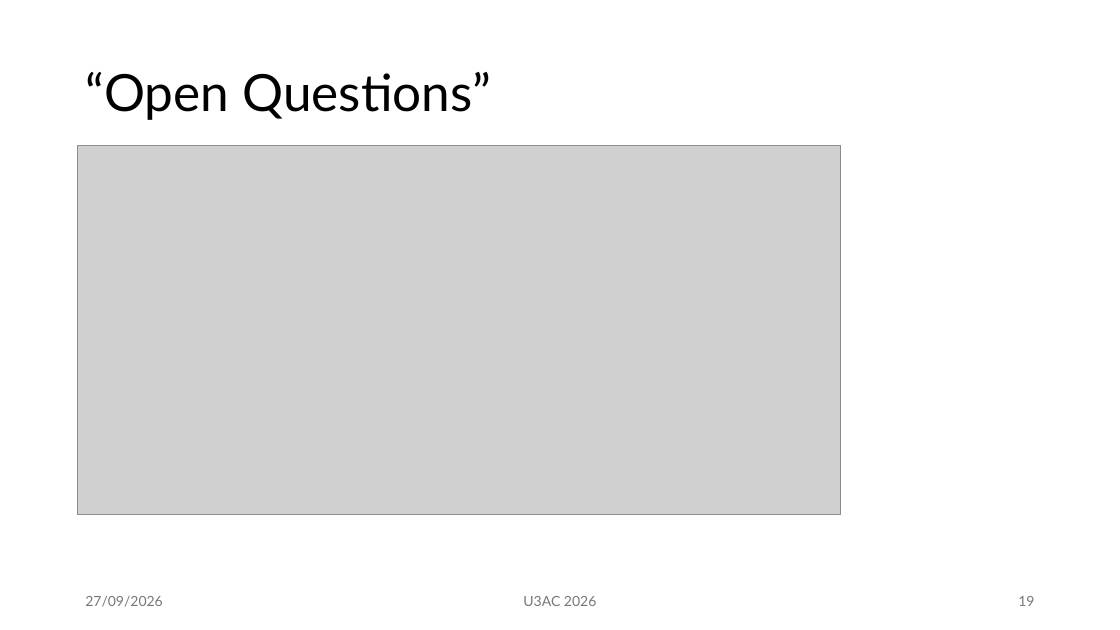
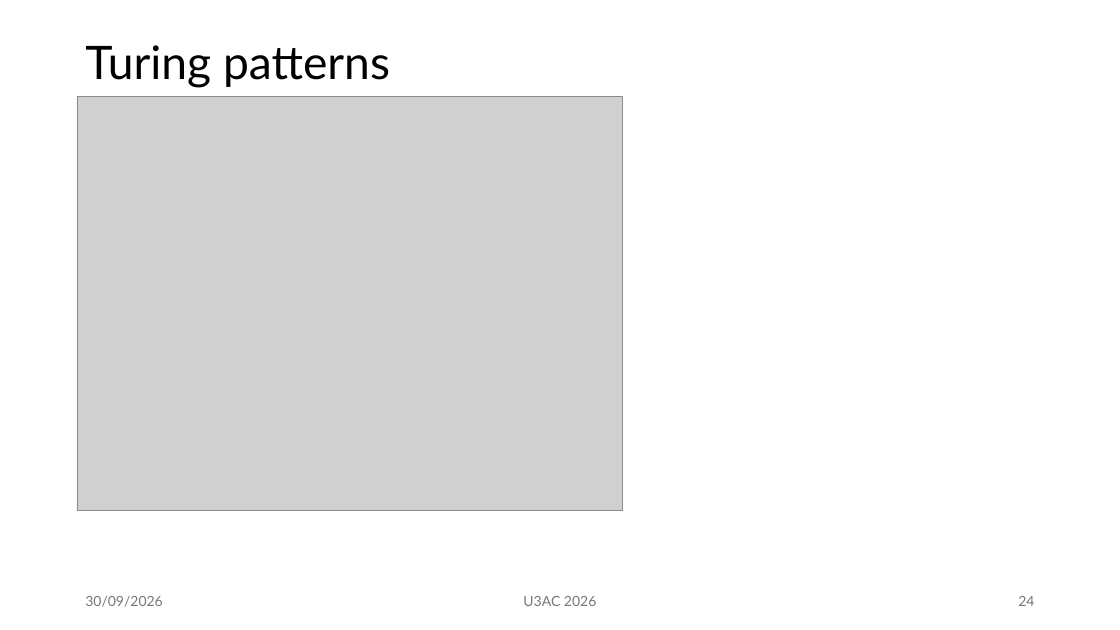
Before and after one commit to mm002a/U3AC, a slide deck: slide 24 of U3AC.Lec3.pptx (slide 19 before the commit). Drawn at 1120x630 pixels with LibreOffice and Linux fonts; fonts in the diff are those of the drawing; grey boxes stand for pictures. Boxes give left, top, right and bottom in pixels: in the first picture for what was removed or moved away, otherwise in the second. Text is boxed around its words. In the diff, an @@ line names an element or a change of style, - is before the commit and + after.

Commit message:
Update U3AC.Lec3.pptx
Added Turing Structures.
Finished

```diff
--- a/U3AC.Lec3.pptx
+++ b/U3AC.Lec3.pptx
@@ title at [85,45,390,88]: text changed; size 44 to 39.6 pt @@
-“Open Questions”
+Turing patterns
@@ picture: place and size @@
-picture at [77,145,841,514]
+picture at [77,97,623,511]
@@ text at [85,596,162,607]: text changed @@
-27/09/2026
+30/09/2026
@@ page number at [1018,596,1034,606]: text changed @@
-19
+24
```
Also in this commit, not shown: 29 other slides changed, 9 slides added, 1 slide removed.
